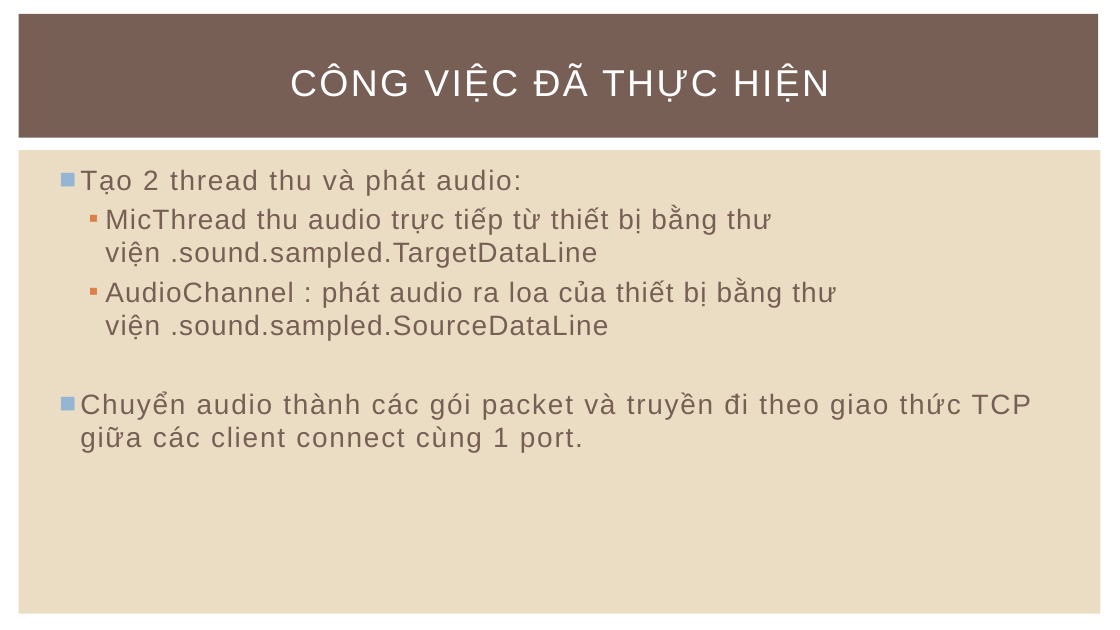
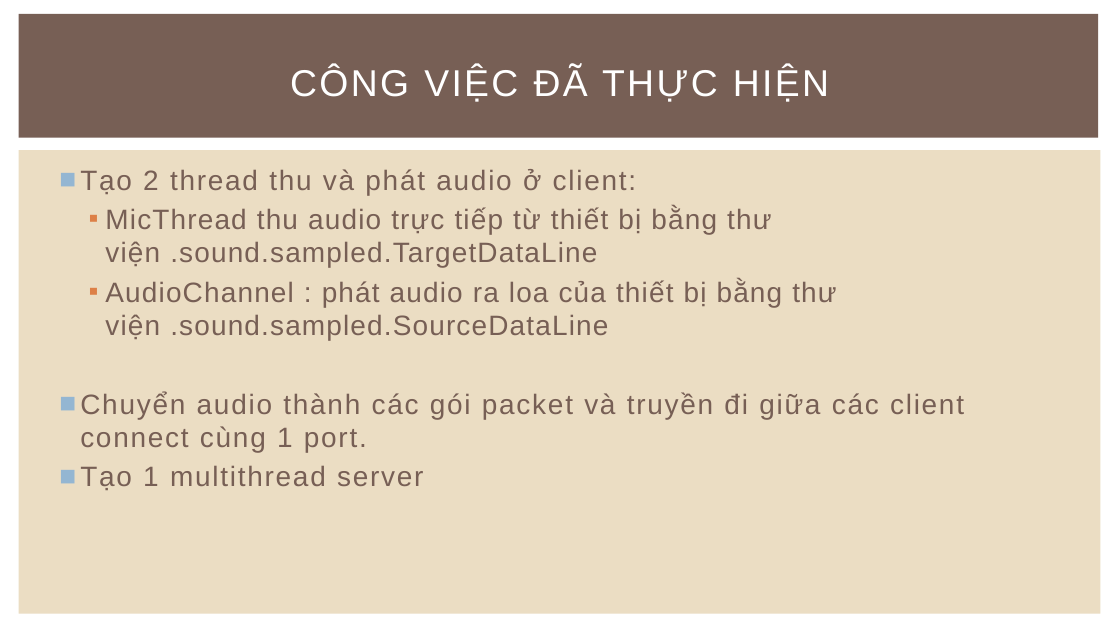
Before and after one commit to pt4everluv/-n-Java, a slide deck: slide 2 of Slide/Project.pptx. Drawn at 1120x630 pixels with LibreOffice and Linux fonts; fonts in the diff are those of the drawing. Boxes give left, top, right and bottom in pixels: in the first picture for what was removed or moved away, otherwise in the second. Text is boxed around its words. In the diff, an @@ line names an element or a change of style, - is before the commit and + after.

Commit message:
update

```diff
--- a/Slide/Project.pptx
+++ b/Slide/Project.pptx
@@ text at (x1=80, y1=169, x2=636, y2=195): text changed @@
-■ Tạo 2 thread thu và phát audio:
+■ Tạo 2 thread thu và phát audio ở client:
@@ text at (x1=80, y1=392, x2=964, y2=490): text changed @@
-■ Chuyển audio thành các gói packet và truyền đi theo giao thức TCP giữa các client connect cùng 1 port.
+■ Chuyển audio thành các gói packet và truyền đi giữa các client connect cùng 1 port.
+■ Tạo 1 multithread server
```
Also in this commit, not shown: 3 other slides changed.
